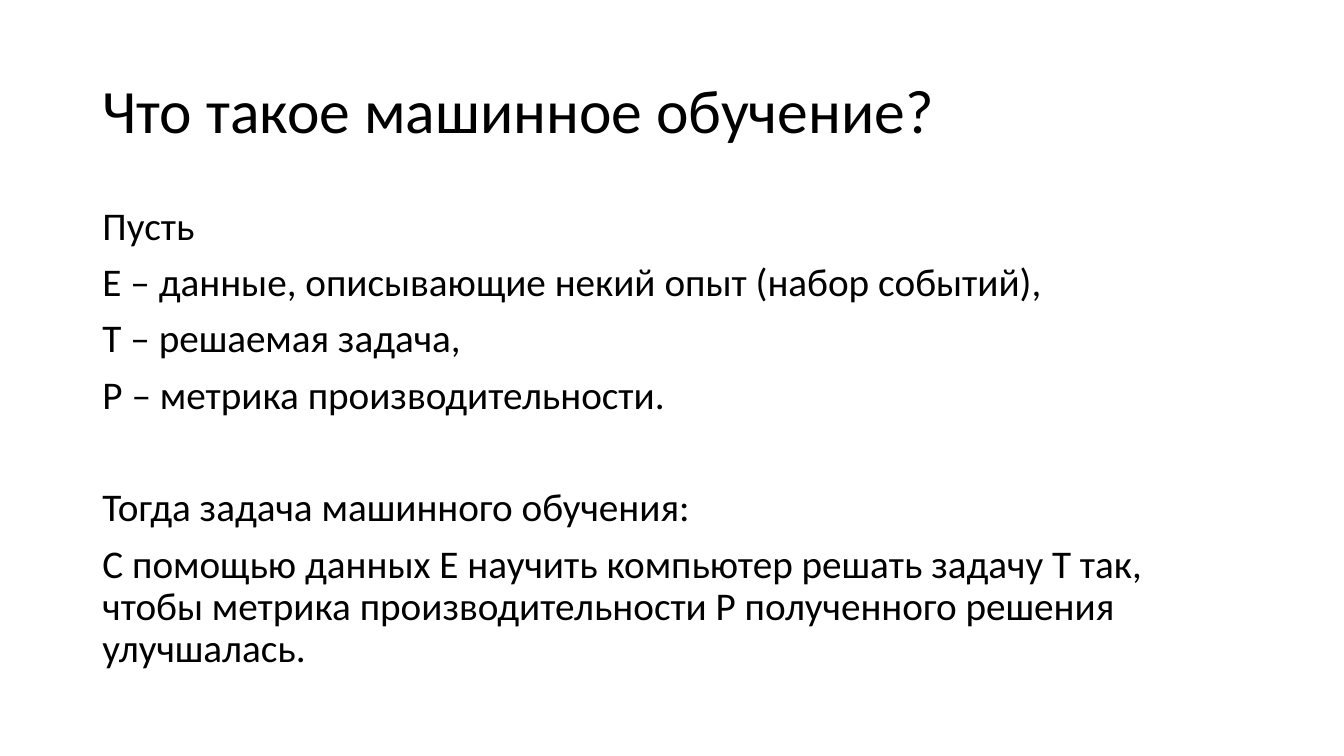
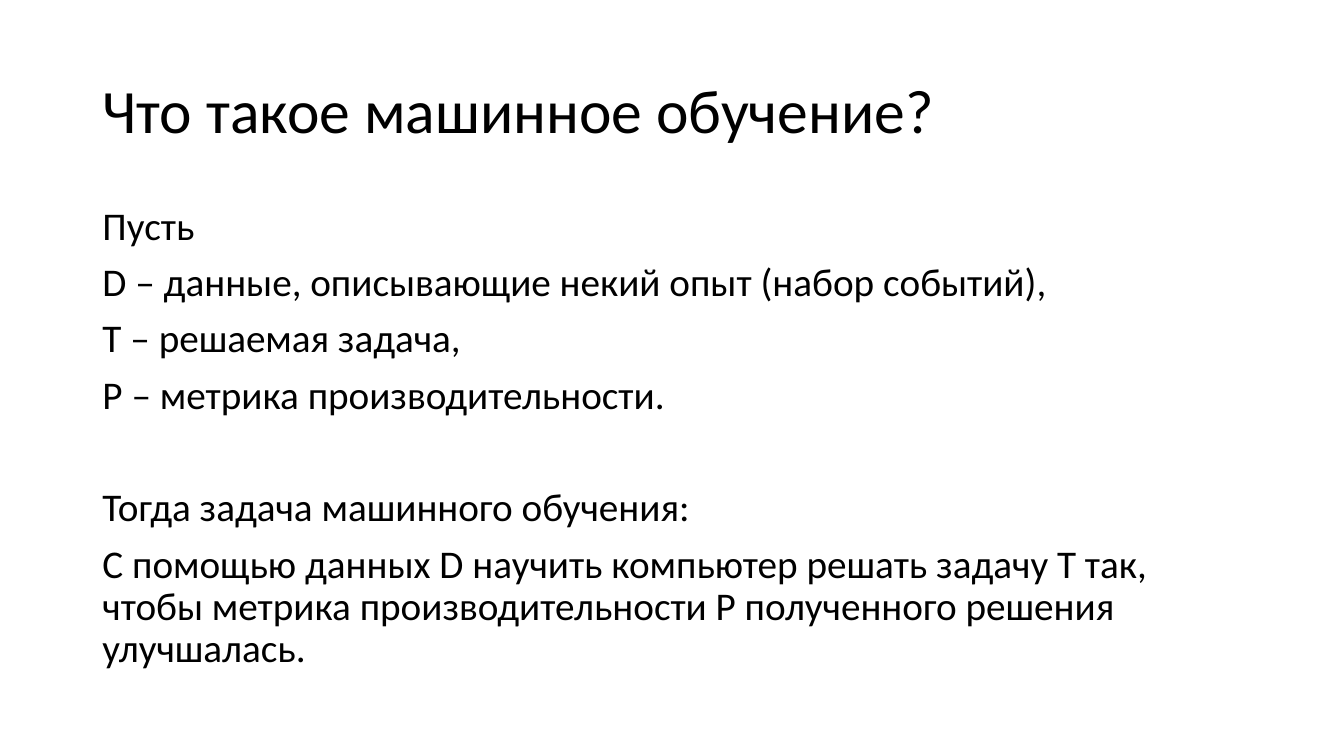
Before and after one commit to mosalov/AI_main_lectures, a slide deck: slide 7 of Лекция 1.pptx. Drawn at 1344x756 pixels with LibreOffice and Linux fonts; fonts in the diff are those of the drawing. Boxes give left, top, right and bottom in pixels: in the first picture for what was removed or moved away, otherwise in the second. Text is boxed around its words. In the diff, an @@ line names an element or a change of style, - is before the commit and + after.

```diff
--- a/Лекция 1.pptx
+++ b/Лекция 1.pptx
@@ text at [102, 267, 1046, 303]: text changed @@
-E – данные, описывающие некий опыт (набор событий),
+D – данные, описывающие некий опыт (набор событий),
@@ text at [102, 552, 1147, 669]: text changed @@
-С помощью данных E научить компьютер решать задачу T так, чтобы метрика производительности P полученного решения улучшалась.
+С помощью данных D научить компьютер решать задачу T так, чтобы метрика производительности P полученного решения улучшалась.
```
Also in this commit, not shown: 5 other slides changed, 10 slides added.
